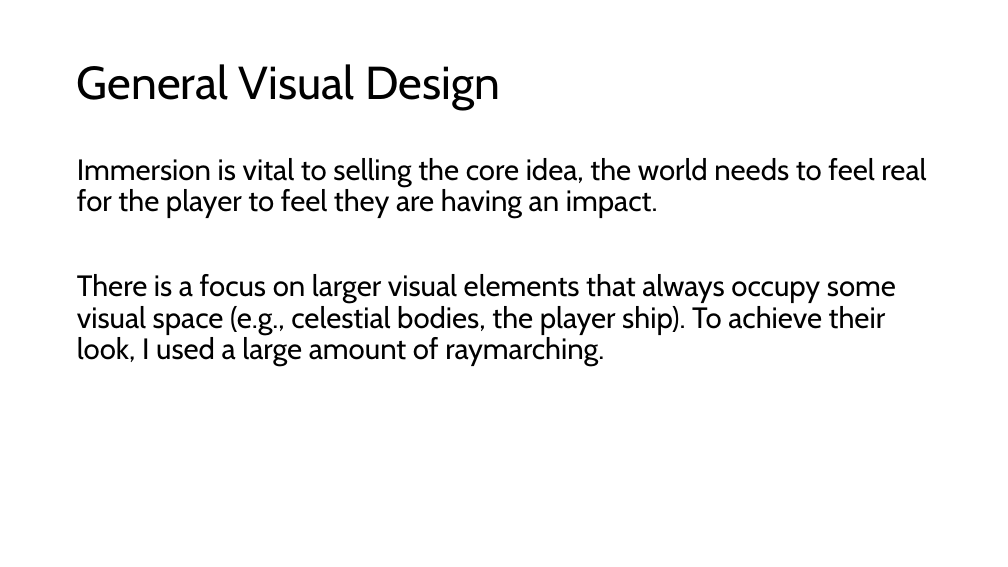
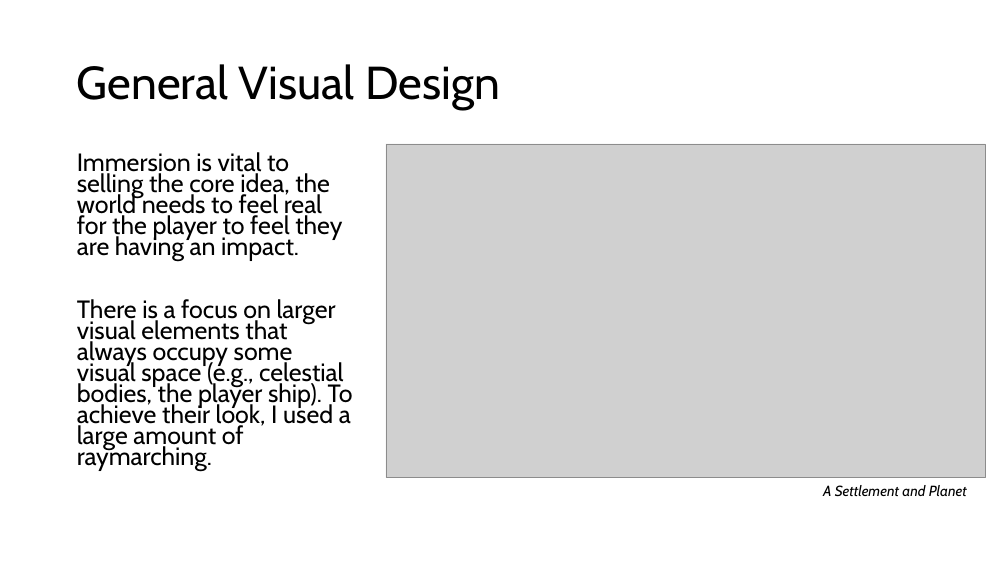
Before and after one commit to AlexanderNoles/FinalYearProject, a slide deck: slide 11 of Writing/FYP-Presentation.pptx. Drawn at 1008x567 pixels with LibreOffice and Linux fonts; fonts in the diff are those of the drawing; grey boxes stand for pictures. Boxes give left, top, right and bottom in pixels: in the first picture for what was removed or moved away, otherwise in the second. Text is boxed around its words. In the diff, an @@ line names an element or a change of style, - is before the commit and + after.

```diff
--- a/Writing/FYP-Presentation.pptx
+++ b/Writing/FYP-Presentation.pptx
@@ picture added at bbox=[386, 144, 986, 478] @@
@@ text "Immersion is vital to selling ..." at bbox=[77, 152, 353, 471]: size 28 to 23.8 pt; line spacing 0.9 to 0.7 @@
@@ text added at bbox=[823, 485, 967, 497], 14 pt, text #000000, italic @@
+A Settlement and Planet
```
Also in this commit, not shown: 3 other slides changed, 1 slide removed.
